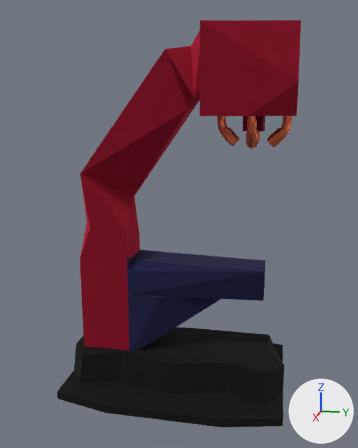
A saved change to the Blender file blenderFiles/Chapter1/FutureMicroscope.blend.
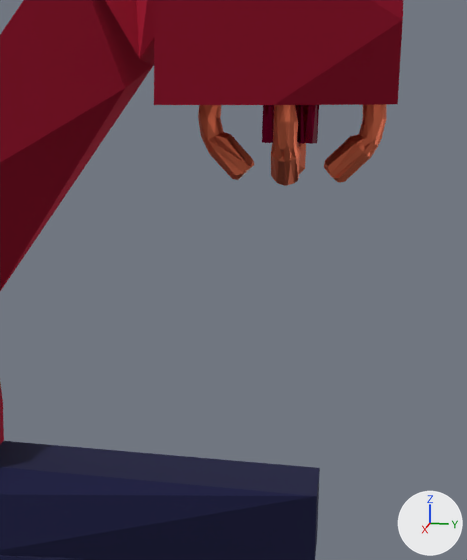
Each version is shown whole from a camera (50 mm lens) standing at (2.643, 0.787, 1.607) and looking at (-0.011, 0.256, 0.943), then close up on the part from 39% to 91% of the width and 17% to 66% of the height. The lights are fixed; the arrows at lower right show +X, +Y and +Z.

Before the edit, the objects in view are built like this:
```python
ob_cylinder_002 = bpy.data.objects.new('Cylinder.002', me_cylinder_010)
ob_cylinder_002.location = (0.108, 0.652, 1.429)
ob_cylinder_002.rotation_euler = (0.0, 0.785, 0.0)  # degrees (0, 45, 0)
ob_cylinder_002.scale = (0.0304, 0.0304, 0.045)
ob_cylinder_003 = bpy.data.objects.new('Cylinder.003', me_cylinder_012)
ob_cylinder_003.location = (-0.002, 0.772, 1.429)
ob_cylinder_003.rotation_euler = (0.0, 0.785, 1.484)  # degrees (0, 45, 85)
ob_cylinder_003.scale = (0.0304, 0.0304, 0.045)
ob_cylinder_004 = bpy.data.objects.new('Cylinder.004', me_cylinder_013)
ob_cylinder_004.location = (-0.023, 0.532, 1.429)
ob_cylinder_004.rotation_euler = (0.0, 0.785, -1.658)  # degrees (0, 45, -95)
ob_cylinder_004.scale = (0.0304, 0.0304, 0.045)
# also in view: 'Main Beam Emitter' at (-0.013, 0.652, 1.527); 'Neck of the Microscope' at (-0.014, 0.284, 1.071)
```
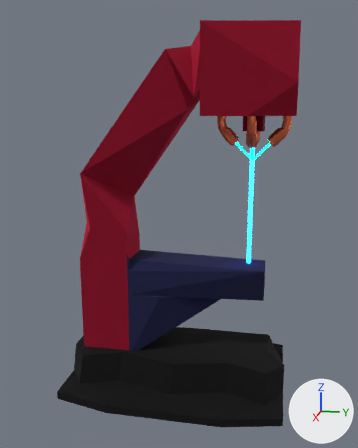
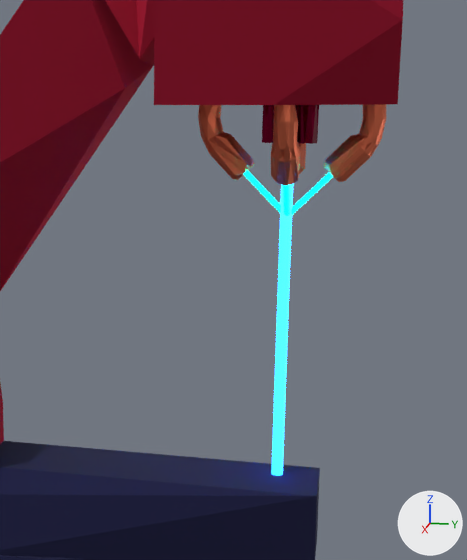
Changed parts and their boxes [x1, y1, x2, y2] in the close-ups (467 x 560 px):
'Cylinder', added
    after: [271, 184, 293, 476]
'Cylinder.003', turned
    before: [324, 104, 386, 183]
    after: [324, 104, 386, 182]
'Cylinder.007', added
    after: [291, 173, 333, 214]
'Cylinder.008', added
    after: [244, 171, 281, 212]
'Cylinder.006', added
    after: [283, 185, 290, 216]

Edits to the bpy script that builds the scene:
```text
Add mat_supportbeammat:
    mat_supportbeammat = principled_material('SupportBeamMat')
    mat_supportbeammat.base_color = (0.0, 0.799, 0.497)  # cyan #00e7bb
    mat_supportbeammat.emission_color = (0.0, 1.0, 0.62)  # cyan #00ffce
    mat_supportbeammat.emission_strength = 24.8
Add mat_material_004:
    mat_material_004 = principled_material('Material.004')
    mat_material_004.base_color = (0.0, 0.4, 1.0)  # blue #00aaff
    mat_material_004.emission_color = (0.00525, 0.0998, 0.638)  # blue #1059d1
    mat_material_004.emission_strength = 16.4
Add me_cylinder_005:
    me_cylinder_005.from_pydata(...)  # a 32-sided cylinder along z spanning x -1.0..1.0, y -1.0..1.0, z -1.0..1.0
    me_cylinder_005.polygons.foreach_set('use_smooth', [True] * 34)
    me_cylinder_005.materials.append(mat_supportbeammat)  # cyan #00e7bb
Add me_cylinder:
    me_cylinder.from_pydata(...)  # a 32-sided cylinder along z spanning x -1.0..1.0, y -1.0..1.0, z -1.0..1.0
    me_cylinder.polygons.foreach_set('use_smooth', [True] * 34)
    me_cylinder.materials.append(mat_material_004)  # blue #00aaff
Change ob_cylinder_003:
    ob_cylinder_003.rotation_euler: (0.0, 0.785, 1.484) -> (0.0, 0.785, 1.575)  # degrees (0, 45, 85) -> degrees (0, 45, 90)
Add ob_cylinder_008:
    ob_cylinder_008 = bpy.data.objects.new('Cylinder.008', me_cylinder_005)
    ob_cylinder_008.location = (-0.017, 0.6, 1.359)
    ob_cylinder_008.rotation_euler = (0.0, -0.785, 1.571)  # degrees (0, -45, 90)
    ob_cylinder_008.scale = (0.00582, 0.00649, 0.0694)
Add ob_cylinder_007:
    ob_cylinder_007 = bpy.data.objects.new('Cylinder.007', me_cylinder_005.copy())
    ob_cylinder_007.location = (-0.017, 0.703, 1.359)
    ob_cylinder_007.rotation_euler = (0.0, 0.785, 1.571)  # degrees (0, 45, 90)
    ob_cylinder_007.scale = (0.00582, 0.00649, 0.0694)
Add ob_cylinder_006:
    ob_cylinder_006 = bpy.data.objects.new('Cylinder.006', me_cylinder_005.copy())
    ob_cylinder_006.location = (0.037, 0.651, 1.359)
    ob_cylinder_006.rotation_euler = (0.0, 0.785, 0.0)  # degrees (0, 45, 0)
    ob_cylinder_006.scale = (0.00582, 0.00649, 0.0694)
Add ob_cylinder:
    ob_cylinder = bpy.data.objects.new('Cylinder', me_cylinder)
    ob_cylinder.location = (-0.016, 0.65, 1.118)
    ob_cylinder.scale = (-0.0125, -0.0125, -0.379)
```
